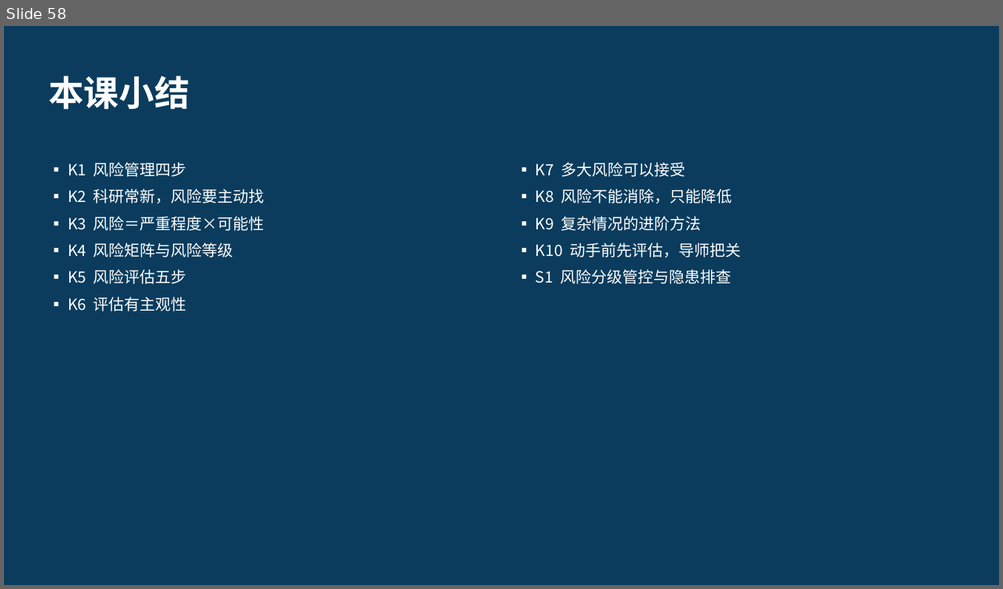
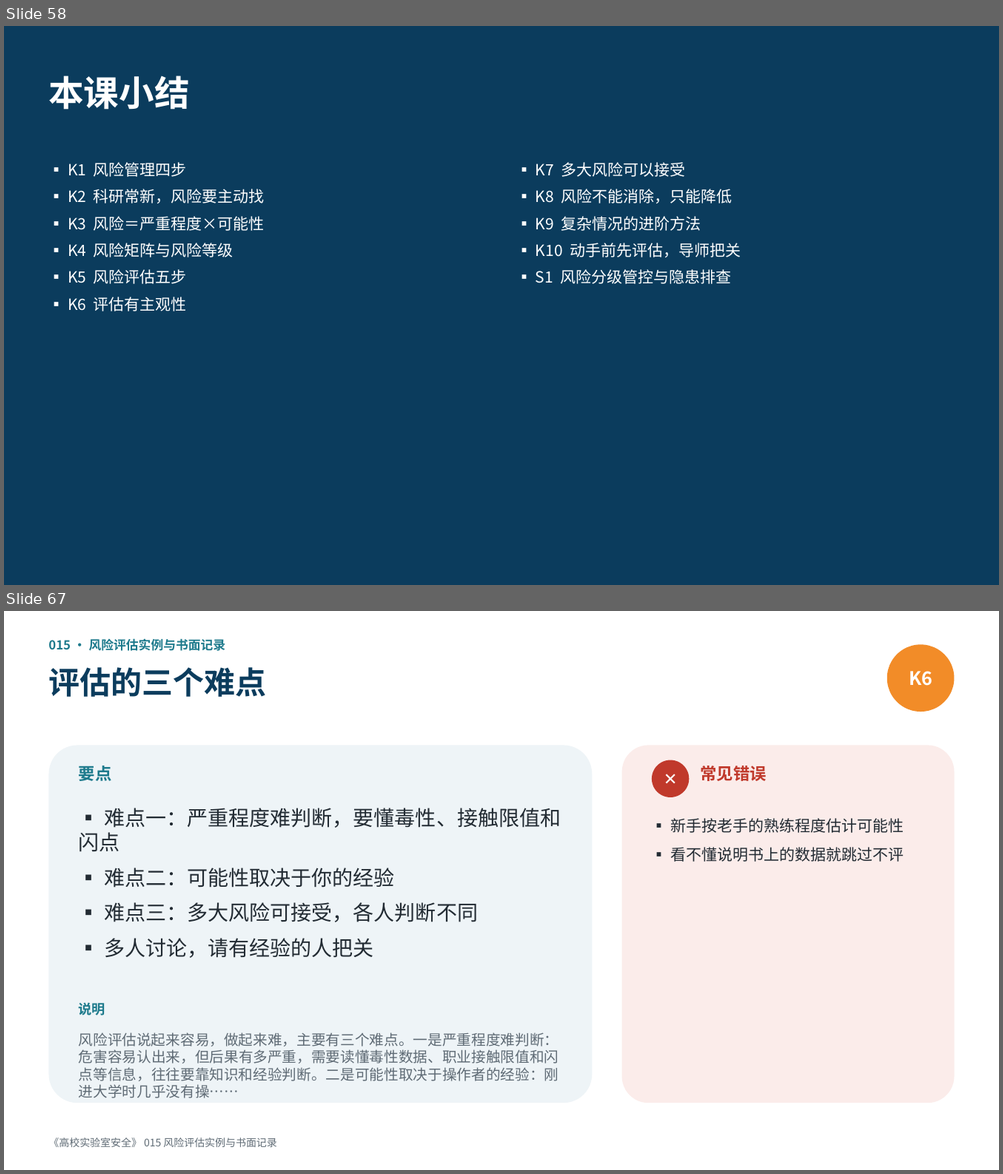
Before and after one commit to hanrongwx-max/videoyoutubo, a slide deck: course/高校实验室安全/课件/第2章_危险源辨识与风险评估.pptx. Shown one above the other, each under a label of ours: slide 58 before the commit, slides 58 and 67 after it; the slides between them are not shown. The pictures are 1003x589 and 1003x1174 pixels, drawn with LibreOffice and Linux fonts; fonts in the diff are those of the drawing. Boxes give left, top, right and bottom in pixels: in the first picture for what was removed or moved away, otherwise in the second. Text is boxed around its words. In the diff, an @@ line names an element or a change of style, - is before the commit and + after.

```diff
--- a/course/高校实验室安全/课件/第2章_危险源辨识与风险评估.pptx
+++ b/course/高校实验室安全/课件/第2章_危险源辨识与风险评估.pptx
@@ slide 67 added at [4, 611, 999, 1170], background #FFFFFF @@
@@ text added at [48, 638, 226, 651], 12 pt, text #1D7A8C, bold @@
+015 · 风险评估实例与书面记录
@@ ellipse added at [887, 644, 954, 712], fill #F28C28, 18 pt, text #FFFFFF, bold @@
+K6
@@ text added at [48, 667, 266, 697], 30 pt, text #0B3C5D, bold @@
+评估的三个难点
@@ rounded rectangle added at [48, 745, 592, 1103], fill #EEF4F7 @@
@@ text added at [79, 766, 112, 781], 16 pt, text #1D7A8C, bold @@
+要点
@@ rounded rectangle added at [622, 745, 954, 1103], fill #FBECEA @@
@@ ellipse added at [652, 760, 689, 797], fill #C0392B, 16 pt, text #FFFFFF, bold @@
+✕
@@ text added at [700, 766, 765, 781], 16 pt, text #C0392B, bold @@
+常见错误
@@ text added at [79, 808, 560, 958], 20 pt, text #222B33 @@
+▪ 难点一：严重程度难判断，要懂毒性、接触限值和闪点
+▪ 难点二：可能性取决于你的经验
+▪ 难点三：多大风险可接受，各人判断不同
+▪ 多人讨论，请有经验的人把关
@@ text added at [671, 818, 904, 862], 15 pt, text #222B33 @@
+▪ 新手按老手的熟练程度估计可能性
+▪ 看不懂说明书上的数据就跳过不评
@@ text added at [79, 1003, 105, 1016], 13 pt, text #1D7A8C, bold @@
+说明
@@ text added at [79, 1033, 559, 1082], 14 pt, text #5F6B75 @@
+风险评估说起来容易，做起来难，主要有三个难点。一是严重程度难判断：危害容易认出来，但后果有多严重，需要读懂毒性数据、职业接触限值和闪点等信息，往往要靠知识和经验判断。二是可能性取决于操作者的经验：刚进大学时几乎没有操……
@@ text added at [48, 1138, 277, 1147], 10 pt, text #5F6B75 @@
+《高校实验室安全》 015 风险评估实例与书面记录
```
Also in this commit, not shown: 19 other slides added, 3 other files.
